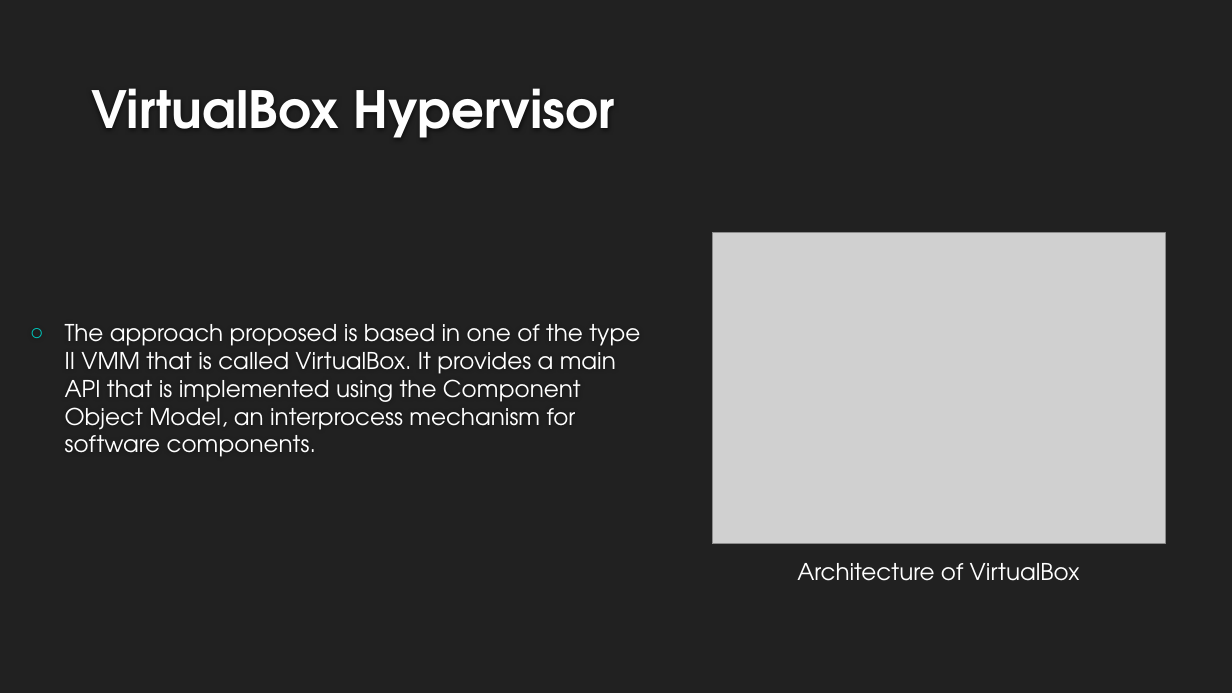
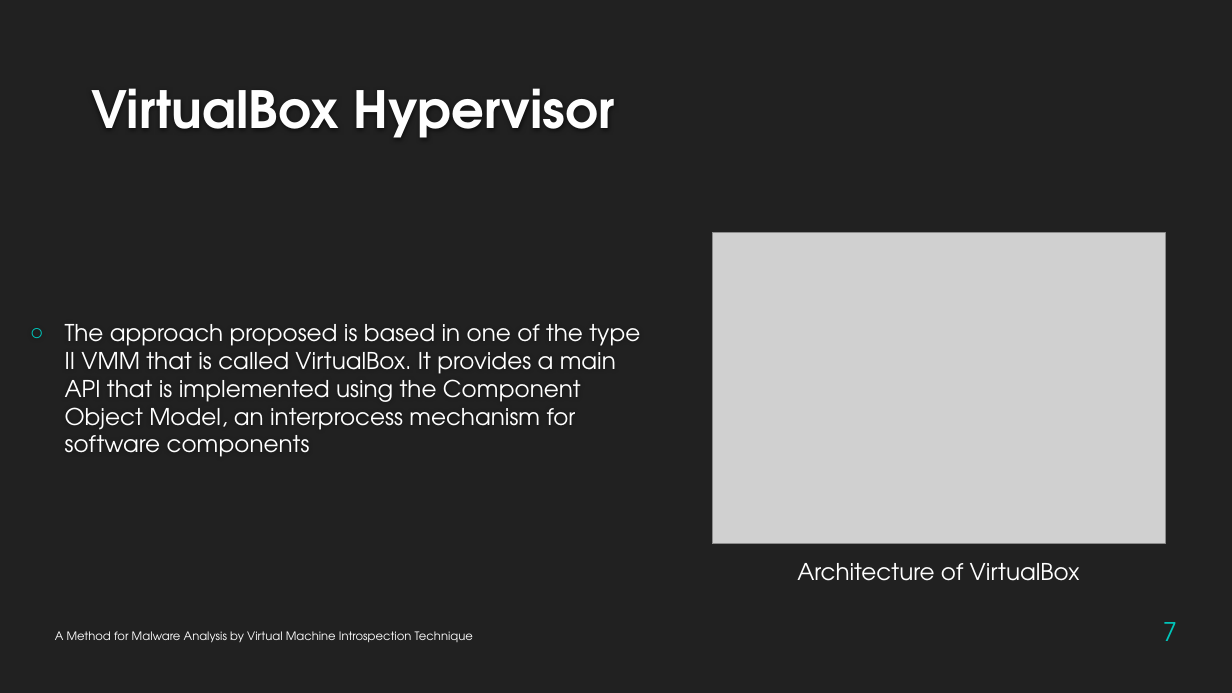
Before and after one commit to KiRiLldrs/academic-fundamentals, a slide deck: slide 7 of lab3 V2.pptx. Drawn at 1232x693 pixels with LibreOffice and Linux fonts; fonts in the diff are those of the drawing; grey boxes stand for pictures; background and template pictures are left out. Boxes give left, top, right and bottom in pixels: in the first picture for what was removed or moved away, otherwise in the second. Text is boxed around its words. In the diff, an @@ line names an element or a change of style, - is before the commit and + after.

```diff
--- a/lab3 V2.pptx
+++ b/lab3 V2.pptx
@@ text at [65, 324, 640, 457]: text changed @@
-○ The approach proposed is based in one of the type II VMM that is called VirtualBox. It provides a main API that is implemented using the Component Object Model, an interprocess mechanism for software components.
+○ The approach proposed is based in one of the type II VMM that is called VirtualBox. It provides a main API that is implemented using the Component Object Model, an interprocess mechanism for software components
@@ page number added at [1163, 622, 1177, 641], 20 pt, text #00C6BB @@
+7
@@ text added at [55, 631, 473, 643], 9 pt, text #FFFFFF @@
+A Method for Malware Analysis by Virtual Machine Introspection Technique
```
Also in this commit, not shown: 12 other slides changed.
